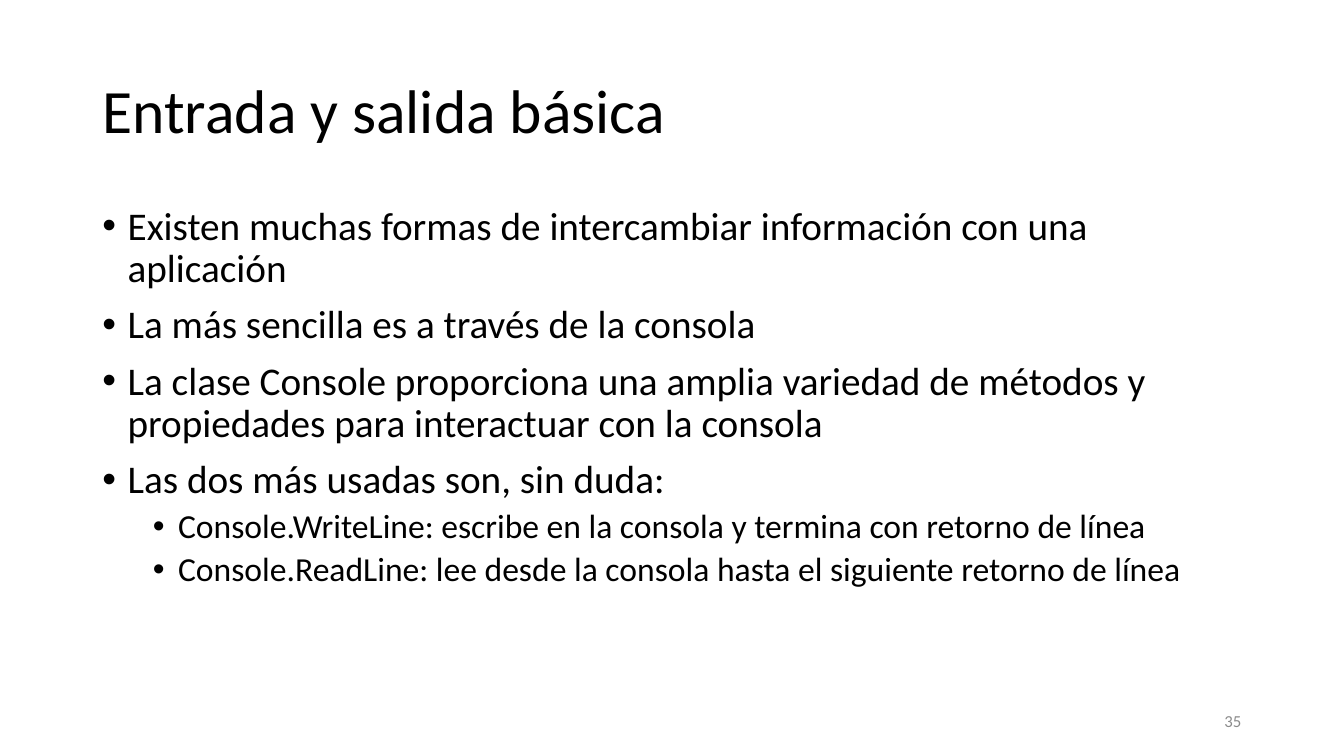
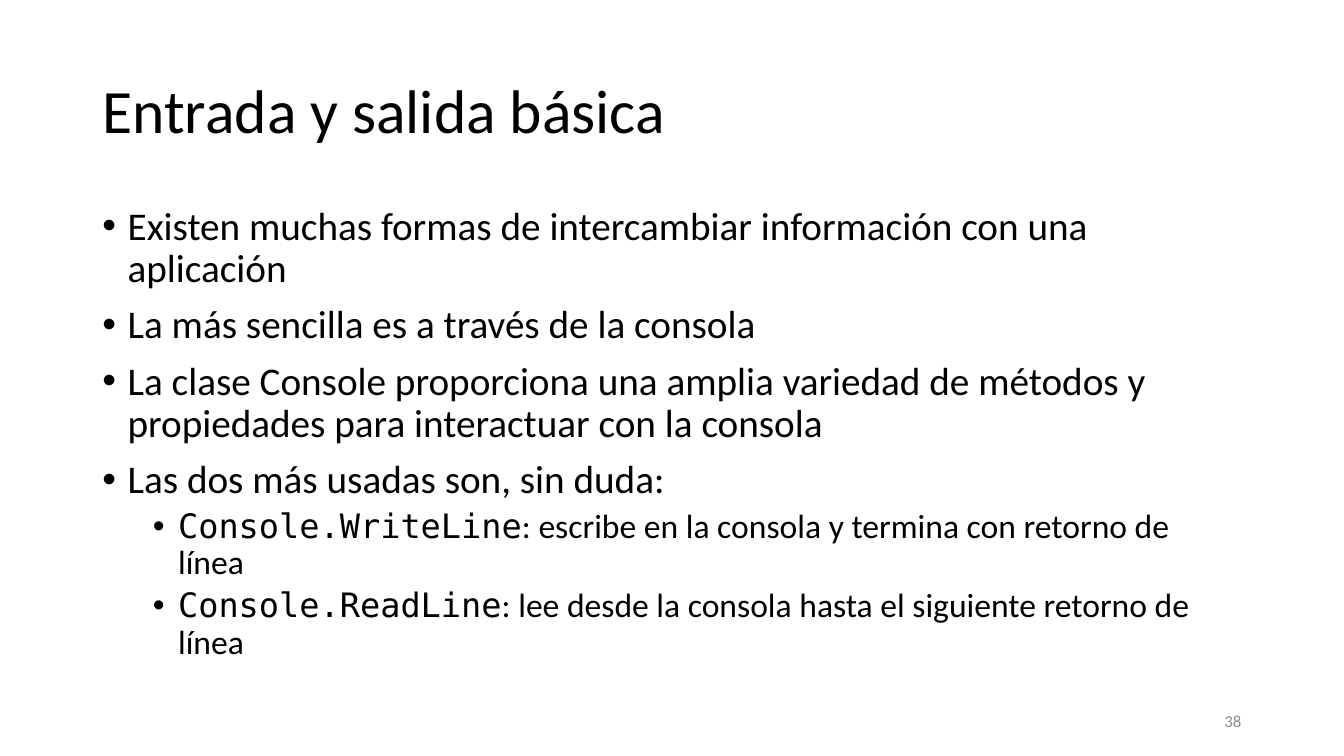
Before and after one commit to SergioLuis/hour-of-code-uva-2021, a slide deck: slide 38 of slides.pptx (slide 35 before the commit). Drawn at 1344x756 pixels with LibreOffice and Linux fonts; fonts in the diff are those of the drawing. Boxes give left, top, right and bottom in pixels: in the first picture for what was removed or moved away, otherwise in the second. Text is boxed around its words. In the diff, an @@ line names an element or a change of style, - is before the commit and + after.

```diff
--- a/slides.pptx
+++ b/slides.pptx
@@ text at (x1=178, y1=512, x2=1189, y2=655): font Calibri to DejaVu Sans Mono in "Console.WriteLine:", "Console.ReadLine:" @@
@@ page number at (x1=1224, y1=715, x2=1241, y2=727): text changed @@
-35
+38
```
Also in this commit, not shown: 8 other slides changed, 16 slides added, 1 other file.
